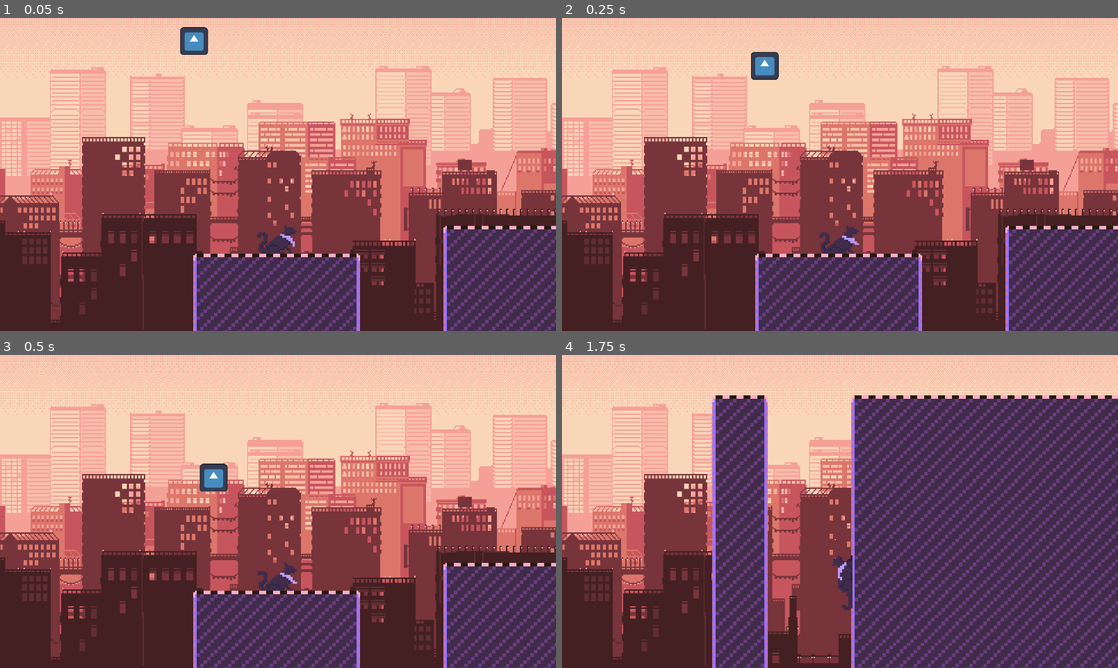
Above: before the commit, frames 1-4 (two rows, left to right).
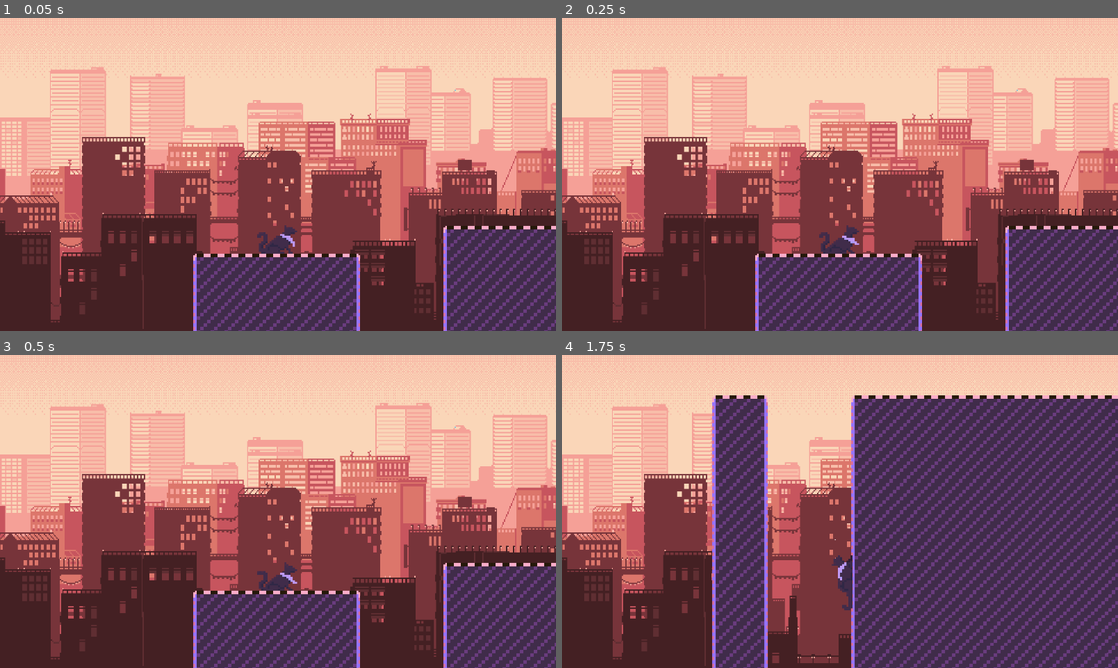
Above: after the commit, the same moments.

Repository: Asimile/Clepto-the-Cat
Game: Godot game, scene res://Scenes/scene_controller.tscn
The game is run twice, just before and just after one commit, with the same random seed, the same clock (stepped at 60 frames per second) and the same inputs. The engine's default icon, where the game draws it, is replaced by a stand-in: a white triangle on a blue panel in a dark square.
Inputs:
- Up to frame 1 (0.05 s): no input
- Up to frame 2 (0.25 s): no input
- Up to frame 3 (0.5 s): no input
- Up to frame 4 (1.75 s): hold D (move_right) from 0.53 s (still down); tap R (dev) at 0.6 s; tap W (move_up) at 0.77, 1.52 s; tap E (meow) at 1.35 s

The runs differ from the first frame. In frame 1, 0.4% of the frame differs, in the area x 32-38%, y 2-12%; in frame 2, 0.4%; in frame 3, 0.4%; in frame 4, nothing differs.

Commit message:
Create spritesheet for robot enemy
Made the robot's sprite sheet and implemented that, so the robot walks, or I guess drives, with a little animation.

In the future, I need to give it raycasting so that it turns around when hitting a wall (and maybe also ledges?)

I also plan to give it a collision on top of its head, so that the player may stand on top of it, to sort of "catch a ride." Could be used in a level where the robot doesn't set off lasers, so the player uses it to cross an impossible jump.

Diff:
--- a/Games/Code/Enemy.gd
+++ b/Games/Code/Enemy.gd
@@ -7,7 +7,7 @@
 @export var WALK_SPEED = 100.0
 var GRAVITY = 30
 var JUMP_VELOCITY = -400.0
-@export var DIRECTION = 1
+@export var DIRECTION = -1
 
 @onready var PLAYER = get_parent().get_parent().get_node("Clepto the Cat2")
 
@@ -27,10 +27,11 @@
 		animate()
 
 func animate():
-	if velocity.x != 0:
-		$AnimatedSprite2D.play("Walk")
-	else:
-		$AnimatedSprite2D.play("Idle")
+	#if velocity.x != 0:
+		#$AnimatedSprite2D.play("Walk")
+	#else:
+		#$AnimatedSprite2D.play("Idle")
+	$AnimatedSprite2D.play("Walk")
 
 func _die():
 	DEAD = true
--- a/Games/Scenes/Level1.tscn
+++ b/Games/Scenes/Level1.tscn
@@ -475,6 +475,7 @@
 [node name="Enemies" type="Node2D" parent="."]
 
 [node name="Enemy" parent="Enemies" instance=ExtResource("2_nj0wj")]
+position = Vector2(983, 370)
 
 [node name="Clepto the Cat2" parent="." instance=ExtResource("8_7aa88")]
 position = Vector2(198, 458)
--- a/Games/Scenes/enemy.tscn
+++ b/Games/Scenes/enemy.tscn
@@ -1,25 +1,42 @@
-[gd_scene load_steps=7 format=3 uid="uid://chndol8ooalgo"]
+[gd_scene load_steps=11 format=3 uid="uid://chndol8ooalgo"]
 
 [ext_resource type="Script" path="res://Code/Enemy.gd" id="1_wx3qu"]
-[ext_resource type="Texture2D" uid="uid://dy1abq5upf4mk" path="res://icon.svg" id="2_iivkc"]
+[ext_resource type="Texture2D" uid="uid://dn107a54ei01" path="res://Assets/CleptoRobotTileSet.png" id="2_vta4s"]
+
+[sub_resource type="AtlasTexture" id="AtlasTexture_j1row"]
+atlas = ExtResource("2_vta4s")
+region = Rect2(0, 0, 16, 16)
+
+[sub_resource type="AtlasTexture" id="AtlasTexture_3ckdh"]
+atlas = ExtResource("2_vta4s")
+region = Rect2(16, 0, 16, 16)
+
+[sub_resource type="AtlasTexture" id="AtlasTexture_5g6c7"]
+atlas = ExtResource("2_vta4s")
+region = Rect2(32, 0, 16, 16)
+
+[sub_resource type="AtlasTexture" id="AtlasTexture_bsgmx"]
+atlas = ExtResource("2_vta4s")
+region = Rect2(48, 0, 16, 16)
 
 [sub_resource type="SpriteFrames" id="SpriteFrames_626fv"]
 animations = [{
 "frames": [{
 "duration": 1.0,
-"texture": ExtResource("2_iivkc")
-}],
-"loop": true,
-"name": &"Idle",
-"speed": 5.0
+"texture": SubResource("AtlasTexture_j1row")
 }, {
-"frames": [{
 "duration": 1.0,
-"texture": ExtResource("2_iivkc")
+"texture": SubResource("AtlasTexture_3ckdh")
+}, {
+"duration": 1.0,
+"texture": SubResource("AtlasTexture_5g6c7")
+}, {
+"duration": 1.0,
+"texture": SubResource("AtlasTexture_bsgmx")
 }],
 "loop": true,
 "name": &"Walk",
-"speed": 5.0
+"speed": 4.0
 }]
 
 [sub_resource type="RectangleShape2D" id="RectangleShape2D_6th8m"]
@@ -37,9 +54,9 @@
 script = ExtResource("1_wx3qu")
 
 [node name="AnimatedSprite2D" type="AnimatedSprite2D" parent="."]
-scale = Vector2(0.5, 0.5)
+scale = Vector2(4.24991, 3.99003)
 sprite_frames = SubResource("SpriteFrames_626fv")
-animation = &"Idle"
+animation = &"Walk"
 
 [node name="CollisionShape2D" type="CollisionShape2D" parent="."]
 position = Vector2(0, 2.5)
@@ -50,6 +67,7 @@
 
 [node name="EnemyArea" type="Area2D" parent="."]
 collision_layer = 0
+collision_mask = 0
 
 [node name="CollisionShape2D" type="CollisionShape2D" parent="EnemyArea"]
 position = Vector2(-1, -28)
Binary file added: Games/Assets/CleptoRobotTileSet.png
Not shown, added: Games/Assets/CleptoRobotTileSet.png.import
